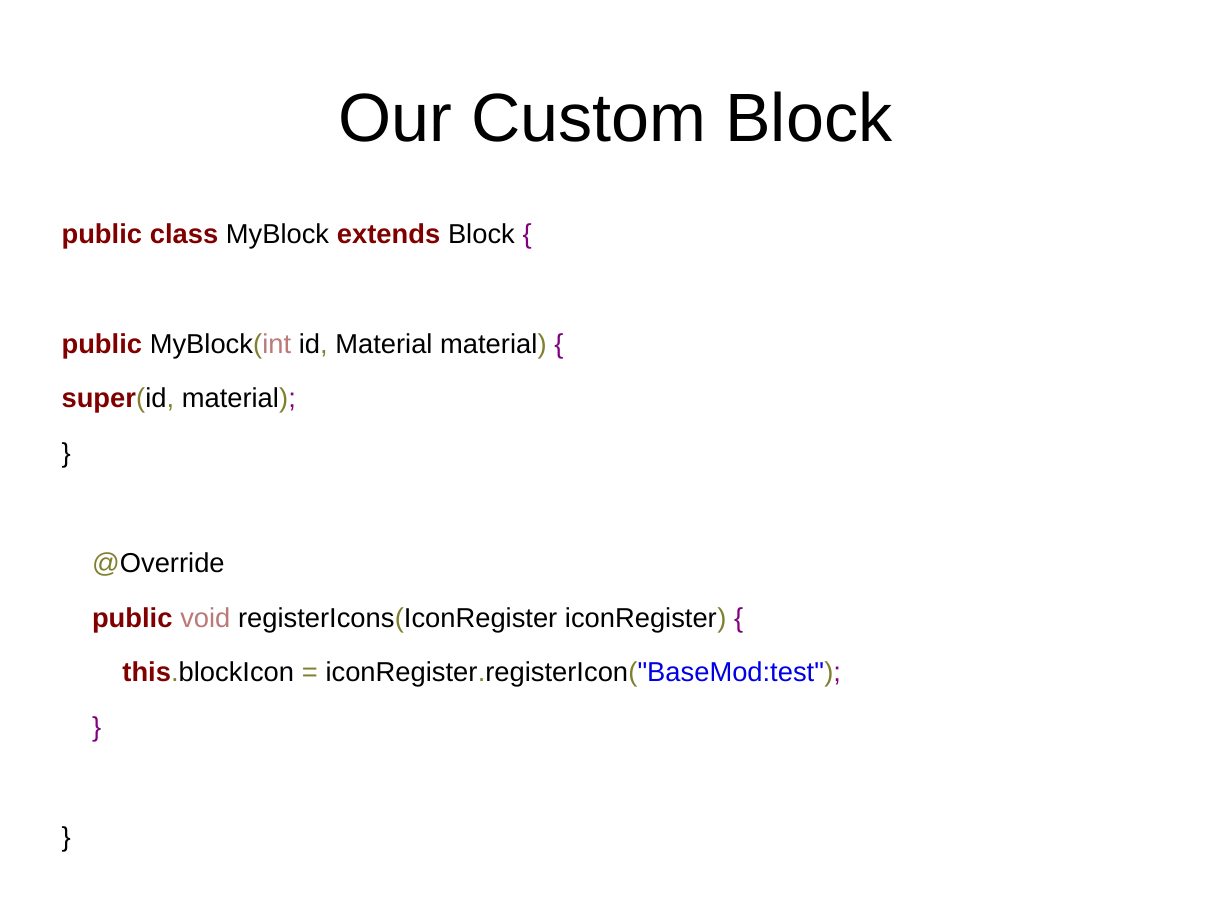
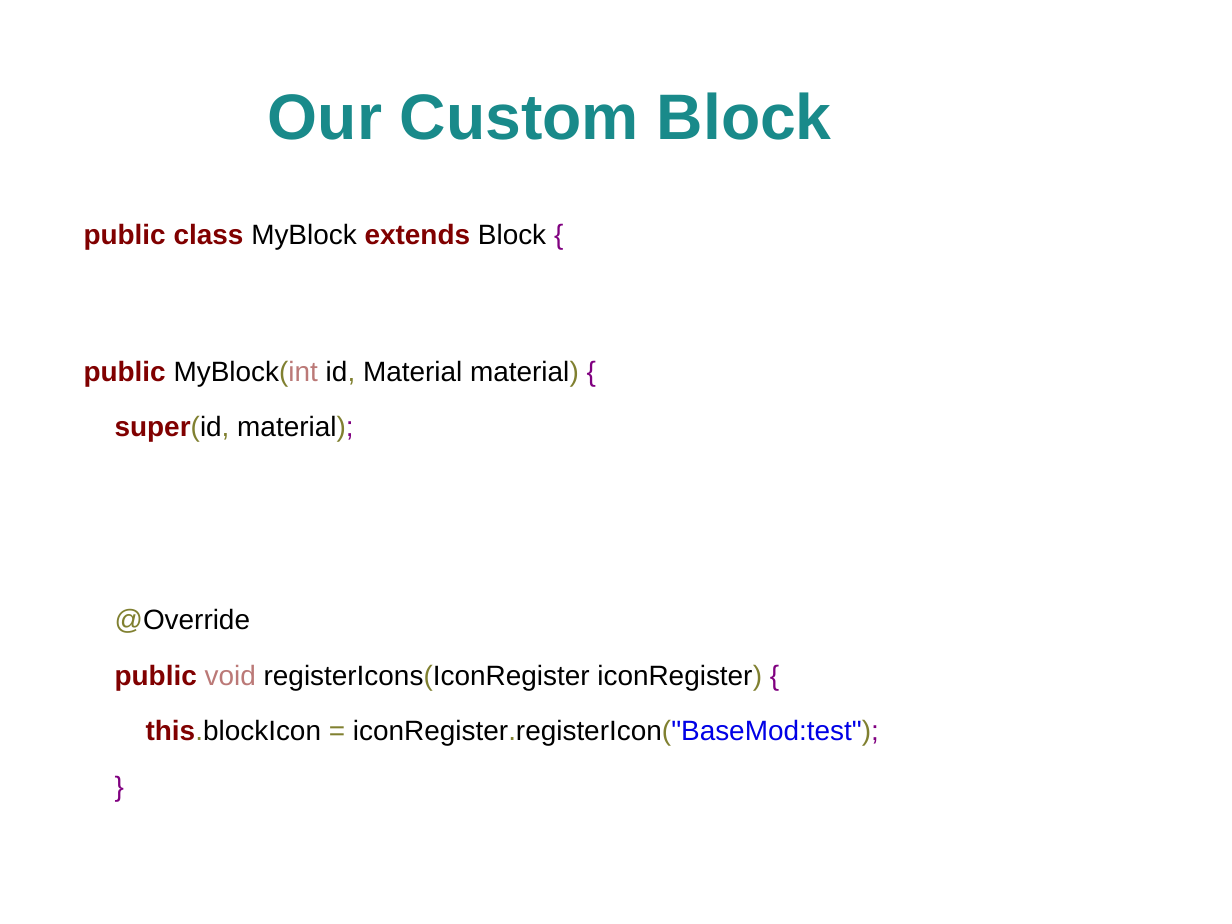
Before and after one commit to FredXCoders/HelloDojo, a slide deck: slide 7 of lessons/Object Oriented Programming.odp. Drawn at 1232x924 pixels with LibreOffice and Linux fonts; fonts in the diff are those of the drawing; background and template pictures are left out. Boxes give left, top, right and bottom in pixels: in the first picture for what was removed or moved away, otherwise in the second. Text is boxed around its words. In the diff, an @@ line names an element or a change of style, - is before the commit and + after.

```diff
--- a/lessons/Object Oriented Programming.odp
+++ b/lessons/Object Oriented Programming.odp
@@ title "Our Custom Block": place and size @@
-title "Our Custom Block" at bbox=[339, 91, 892, 142]
+title "Our Custom Block" at bbox=[268, 92, 832, 140]
@@ title "Our Custom Block" at bbox=[268, 92, 832, 140]: size 44 to 41.4 pt, text colour #000000 to #198A8A, bold on @@
@@ text "public class MyBlock extends Block ...": place and size @@
-text "public class MyBlock extends Block ..." at bbox=[62, 223, 842, 686]
+text "public class MyBlock extends Block ..." at bbox=[84, 223, 879, 745]
@@ text "public class MyBlock extends Block ..." at bbox=[84, 223, 879, 745]: size 17.6 to 18 pt; text colour #000000 to #FFFFFF in "}", "}" @@
```
Also in this commit, not shown: 11 other slides changed, 4 other files.
